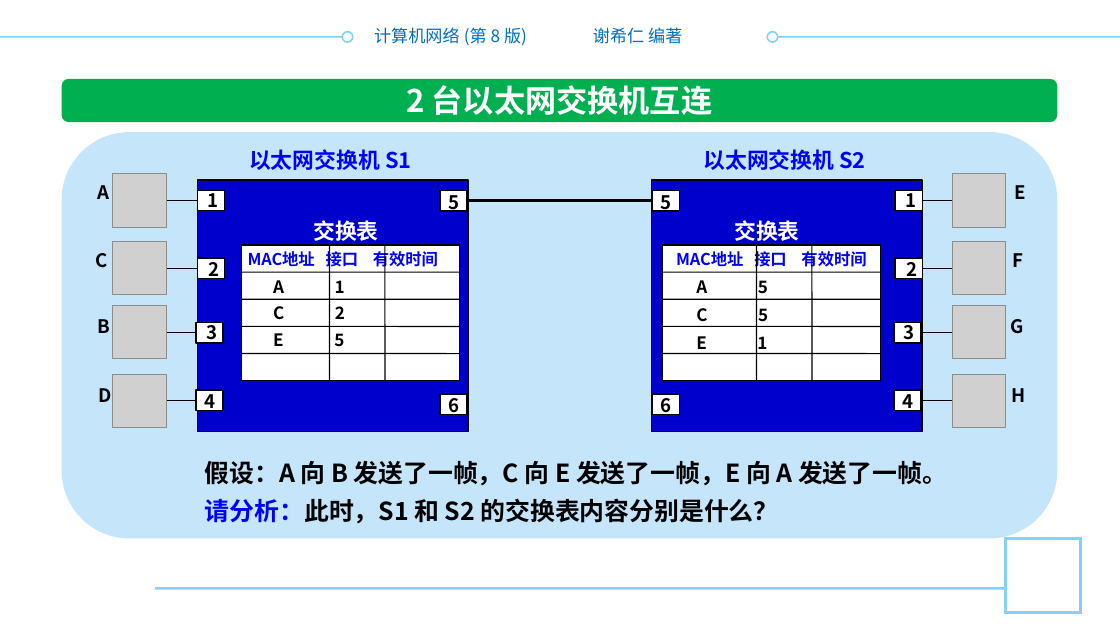
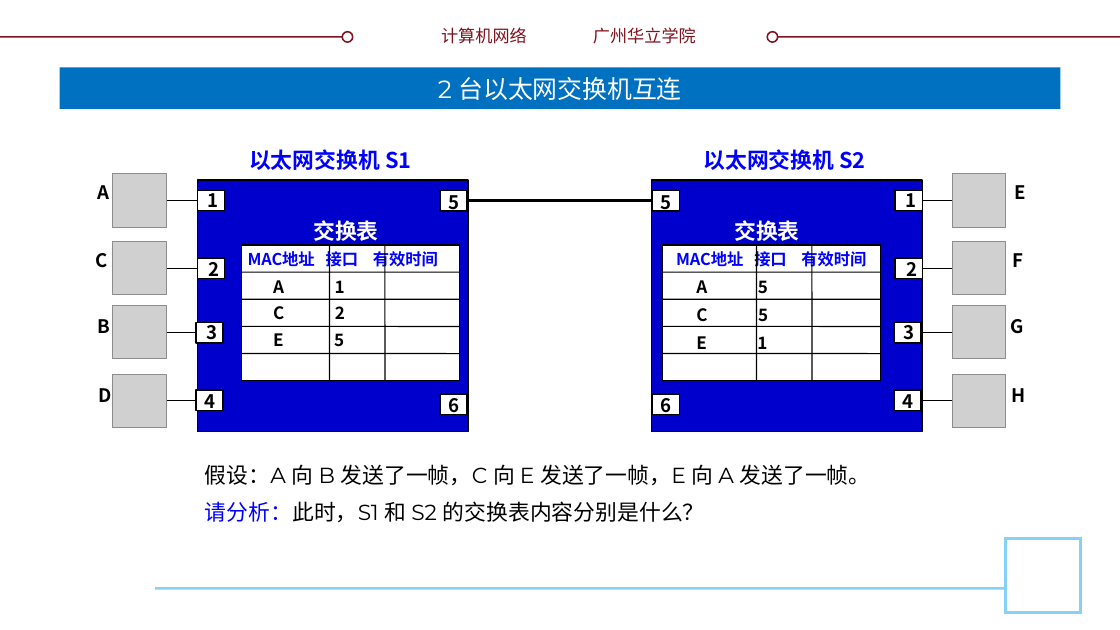
Before and after one commit to glplaman/glplaman.github.io, a slide deck: slide 114 of network/ppt/chap3.pptx (slide 113 before the commit). Drawn at 1120x630 pixels with LibreOffice and Linux fonts; fonts in the diff are those of the drawing; grey boxes stand for pictures; background and template pictures are left out. Boxes give left, top, right and bottom in pixels: in the first picture for what was removed or moved away, otherwise in the second. Text is boxed around its words. In the diff, an @@ line names an element or a change of style, - is before the commit and + after.

```diff
--- a/network/ppt/chap3.pptx
+++ b/network/ppt/chap3.pptx
@@ text at (441, 27, 527, 44): text changed; text colour #0070C0 to #7F131F @@
-计算机网络 (第 8 版)
+计算机网络
@@ text at (593, 27, 696, 44): text changed; text colour #0070C0 to #7F131F @@
-谢希仁 编著
+广州华立学院
@@ line (0, 37) - (353, 37): stroke #84CFF5 1 pt to #7F131F 1 pt @@
@@ ellipse at (343, 31, 353, 41): outline #84CFF5 1 pt to #7F131F 1 pt @@
@@ ellipse at (767, 31, 777, 41): outline #84CFF5 1 pt to #7F131F 1 pt @@
@@ line (767, 37) - (1120, 37): stroke #84CFF5 1 pt to #7F131F 1 pt @@
@@ title "2 台以太网交换机互连": place and size @@
-title "2 台以太网交换机互连" at (406, 85, 712, 115)
+title "2 台以太网交换机互连" at (59, 67, 1061, 109)
@@ title "2 台以太网交换机互连" at (59, 67, 1061, 109): size 20 to 16 pt, font Noto Sans CJK SC to Montserrat, bold off; vertical alignment top to middle; fill none to #0070C0 @@
@@ rounded rectangle removed at (62, 78, 1057, 122) @@
@@ rounded rectangle removed at (62, 132, 1057, 539) @@
@@ text "假设：A 向 B 发送了一帧，C 向 ..." at (205, 464, 871, 522): size 16 to 14 pt, font Noto Sans CJK SC to Montserrat, bold off @@
```
Also in this commit, not shown: 148 other slides changed, 2 slides added, 2 slides removed, 9 other files.
